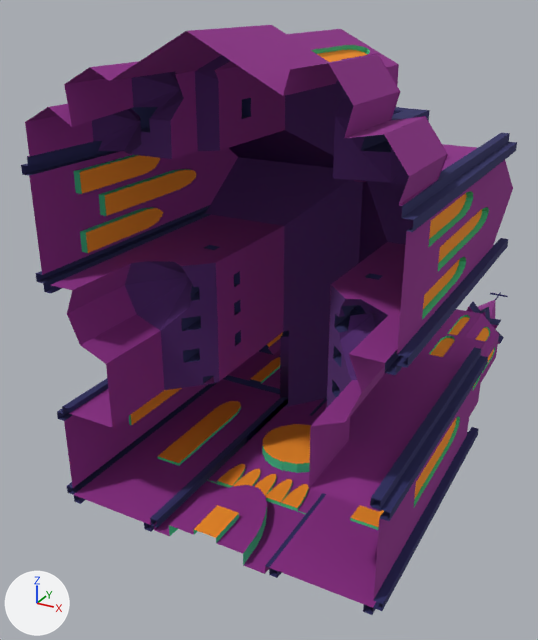
Before and after pictures for a commit that changed the FBX model Assets/Models/Buildings/Radom/Kościoły/Katedra/Katedra.fbx.
The view is the same before and after, from a camera (50 mm lens) standing at (0.0354, -0.0505, 0.0282) and looking at (-0.0071, 0.0267, -0.0104). Arrows for +X, +Y and +Z are at lower left; the lights stay in place. Where no turn or scale is listed for an object, it has been applied to the vertices.

The scene before the commit, as lines of its bpy script (objects in view):
```python
mat_mat = principled_material('Mat')
mat_mat.texture = img_paleta_png
mat_mat.roughness = 1.0
me_radom_3d_katedra = bpy.data.meshes.new('RADOM_3D_Katedra')
me_radom_3d_katedra.from_pydata(...)  # 2536 vertices, 3241 faces; spans x -0.0193..0.0198, y 0.0001..0.0718, z -0.0252..0.0255
me_radom_3d_katedra.materials.append(mat_mat)  # picture img_paleta_png
ob_radom_3d_katedra = bpy.data.objects.new('RADOM_3D_Katedra', me_radom_3d_katedra)
ob_radom_3d_katedra.location = (0.0, 0.0, 0.0)
```
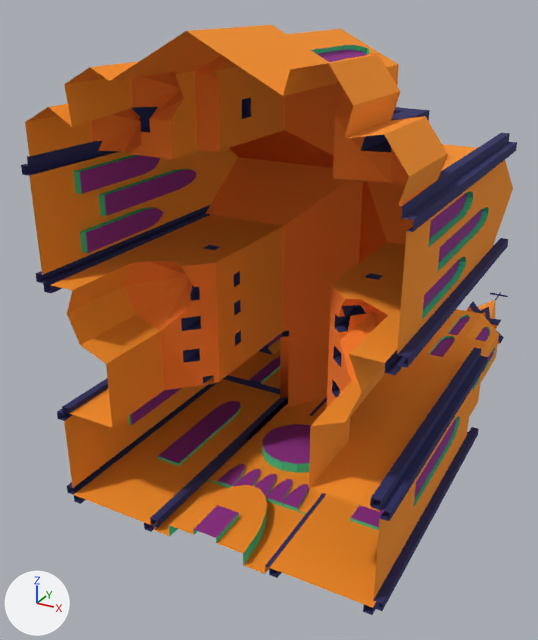
Pixel boxes (x1, y1, x2, y2) of what changed, in the pictures (538 x 640 px):
'RADOM_3D_Katedra', surface changed
    both: (25, 25, 513, 611)

Diff of the bpy script that builds the scene:
```diff
--- a/Assets/Models/Buildings/Radom/Kościoły/Katedra/Katedra.fbx.py
+++ b/Assets/Models/Buildings/Radom/Kościoły/Katedra/Katedra.fbx.py
@@ img_poprawiano_paleta_png @@
+img_poprawiano_paleta_png = load_image('POPRAWIANO PALETA.png', '../../../../../Textures/POPRAWIANO PALETA.png', 128, 128, 'sRGB')
@@ mat_mat @@
 mat_mat = principled_material('Mat')
-mat_mat.texture = img_paleta_png
+mat_mat.texture = img_poprawiano_paleta_png
 mat_mat.roughness = 1.0
```
